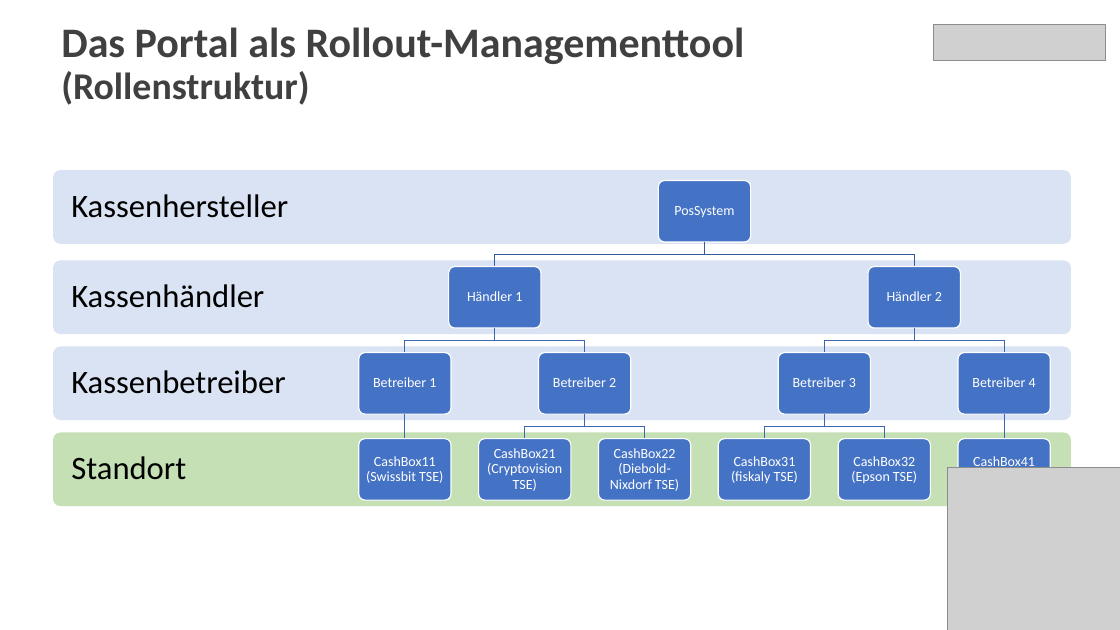
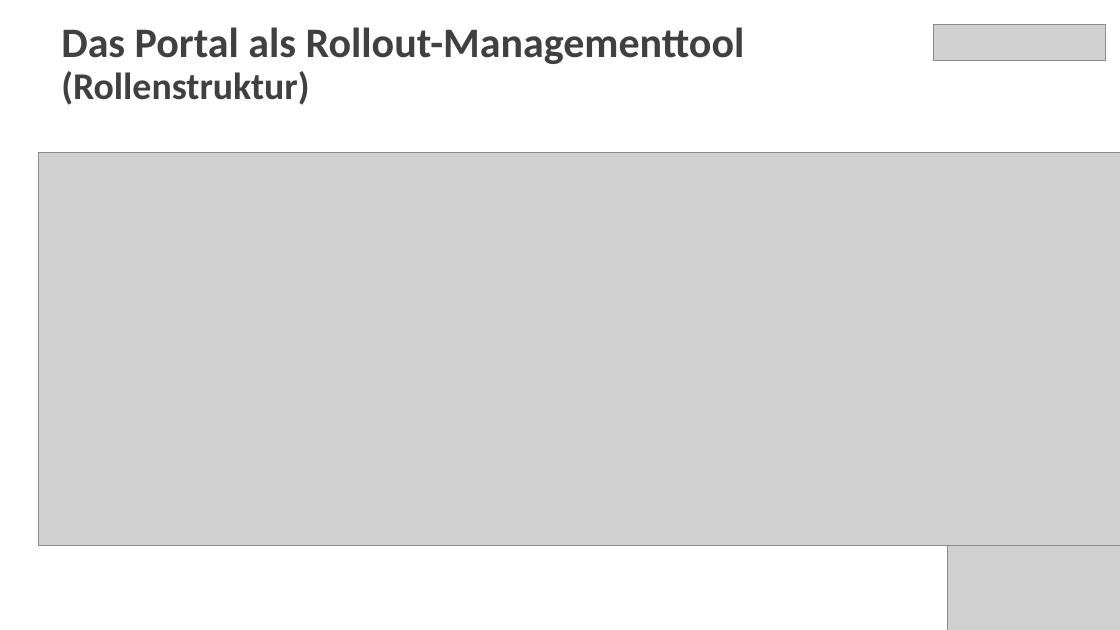
Before and after one commit to fiskaltrust/productdescription-de-doc, a slide deck: slide 25 of for-poscreators/presentation/media/lead-presentation-creator-de.pptx. Drawn at 1120x630 pixels with LibreOffice and Linux fonts; fonts in the diff are those of the drawing; grey boxes stand for pictures. Boxes give left, top, right and bottom in pixels: in the first picture for what was removed or moved away, otherwise in the second. Text is boxed around its words. In the diff, an @@ line names an element or a change of style, - is before the commit and + after.

```diff
--- a/for-poscreators/presentation/media/lead-presentation-creator-de.pptx
+++ b/for-poscreators/presentation/media/lead-presentation-creator-de.pptx
@@ picture added at bbox=[38, 153, 1120, 546] @@
@@ group removed at bbox=[53, 170, 1071, 507]: 17 rounded rectangles, 17 texts, 12 freeform shapes @@
-Standort
-Kassenbetreiber
-Kassenhändler
-Kassenhersteller
-PosSystem
-Händler 1
-Betreiber 1
-CashBox11 (Swissbit TSE)
-Betreiber 2
-CashBox21
-(Cryptovision TSE)
-CashBox22
-(Diebold-Nixdorf TSE)
-Händler 2
-Betreiber 3
-CashBox31
-(fiskaly TSE)
-CashBox32 (Epson TSE)
-Betreiber 4
-CashBox41
-(a-trust TSTE)
```
Also in this commit, not shown: 2 other slides changed, 5 other files.
